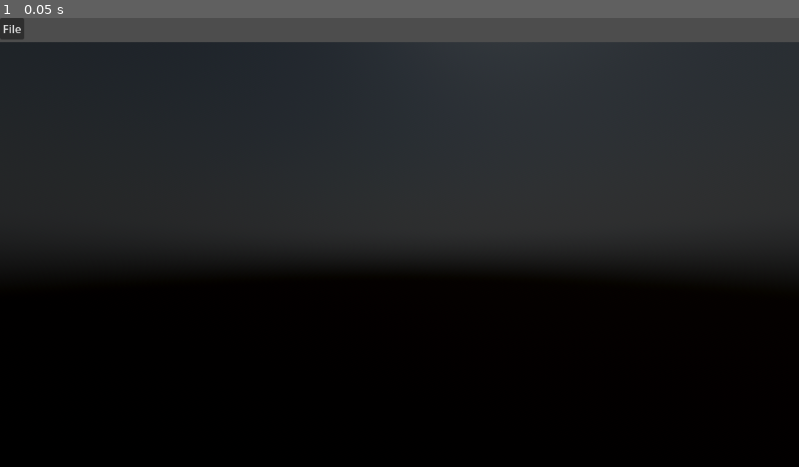
Above: before the commit, frame 1.
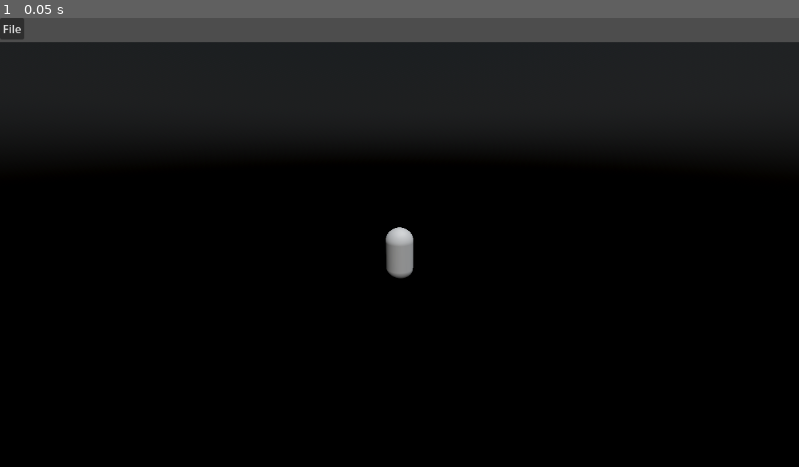
Above: after the commit, the same moment.

Repository: atirut-w/arborgen
Game: Godot game, scene res://scenes/main/main.tscn
Two runs of this game, one before a commit and one after it. Both use one fixed random seed, a clock stepped at 60 frames per second and the inputs below.
Inputs:
- Up to frame 1 (0.05 s): no input

The runs differ from the first frame. In frame 1, 28% of the frame differs, in the area x 0-100%, y 5-58%.

Commit message:
Implement simple orbit camera

Diff:
--- a/scenes/preview/preview.tscn
+++ b/scenes/preview/preview.tscn
@@ -1,4 +1,6 @@
-[gd_scene load_steps=4 format=3 uid="uid://dfp31xf31vmbi"]
+[gd_scene load_steps=6 format=3 uid="uid://dfp31xf31vmbi"]
+
+[ext_resource type="Script" uid="uid://c1v2cxdahcci5" path="res://scripts/orbit_camera.gd" id="1_bsryh"]
 
 [sub_resource type="PhysicalSkyMaterial" id="PhysicalSkyMaterial_mykx4"]
 
@@ -11,6 +13,8 @@
 tonemap_mode = 2
 glow_enabled = true
 
+[sub_resource type="CapsuleMesh" id="CapsuleMesh_mykx4"]
+
 [node name="Preview" type="Node3D"]
 
 [node name="DirectionalLight3D" type="DirectionalLight3D" parent="."]
@@ -20,4 +24,11 @@
 [node name="WorldEnvironment" type="WorldEnvironment" parent="."]
 environment = SubResource("Environment_5nmje")
 
-[node name="Camera3D" type="Camera3D" parent="."]
+[node name="OrbitCamera" type="Camera3D" parent="."]
+script = ExtResource("1_bsryh")
+target = Vector3(0, 1, 0)
+metadata/_custom_type_script = "uid://c1v2cxdahcci5"
+
+[node name="MeshInstance3D" type="MeshInstance3D" parent="."]
+transform = Transform3D(1, 0, 0, 0, 1, 0, 0, 0, 1, 0, 1, 0)
+mesh = SubResource("CapsuleMesh_mykx4")
--- /dev/null
+++ b/scripts/orbit_camera.gd
@@ -0,0 +1,39 @@
+class_name OrbitCamera
+extends Camera3D
+## Orbits around a target point.
+
+
+@export var target := Vector3.ZERO
+@export var distance := 10.0
+@export var distance_step := 0.1
+@export var min_distance := 1.0
+@export var max_distance := 100.0
+
+var _rotation := Vector2(PI / 4, PI / 8)
+
+
+func _physics_process(delta: float) -> void:
+	var x := distance * cos(_rotation.y) * cos(_rotation.x)
+	var y := distance * sin(_rotation.y)
+	var z := distance * cos(_rotation.y) * sin(_rotation.x)
+
+	position = target + Vector3(x, y, -z)
+	look_at(target, Vector3.UP)
+
+
+func _unhandled_input(event: InputEvent) -> void:
+	if event is InputEventMouseMotion:
+		if Input.is_mouse_button_pressed(MOUSE_BUTTON_RIGHT):
+			_rotation.x -= event.relative.x * 0.01
+			_rotation.y += event.relative.y * 0.01
+			_rotation.y = clamp(_rotation.y, -deg_to_rad(45), deg_to_rad(45))
+	if event is InputEventMouseButton:
+		if event.button_index == MOUSE_BUTTON_RIGHT:
+			if event.is_pressed():
+				Input.set_mouse_mode(Input.MOUSE_MODE_CAPTURED)
+			else:
+				Input.set_mouse_mode(Input.MOUSE_MODE_VISIBLE)
+		if event.button_index == MOUSE_BUTTON_WHEEL_UP:
+			distance = max(min_distance, distance * (1.0 - distance_step))
+		if event.button_index == MOUSE_BUTTON_WHEEL_DOWN:
+			distance = min(max_distance, distance * (1.0 + distance_step))
Not shown, added: scripts/orbit_camera.gd.uid
